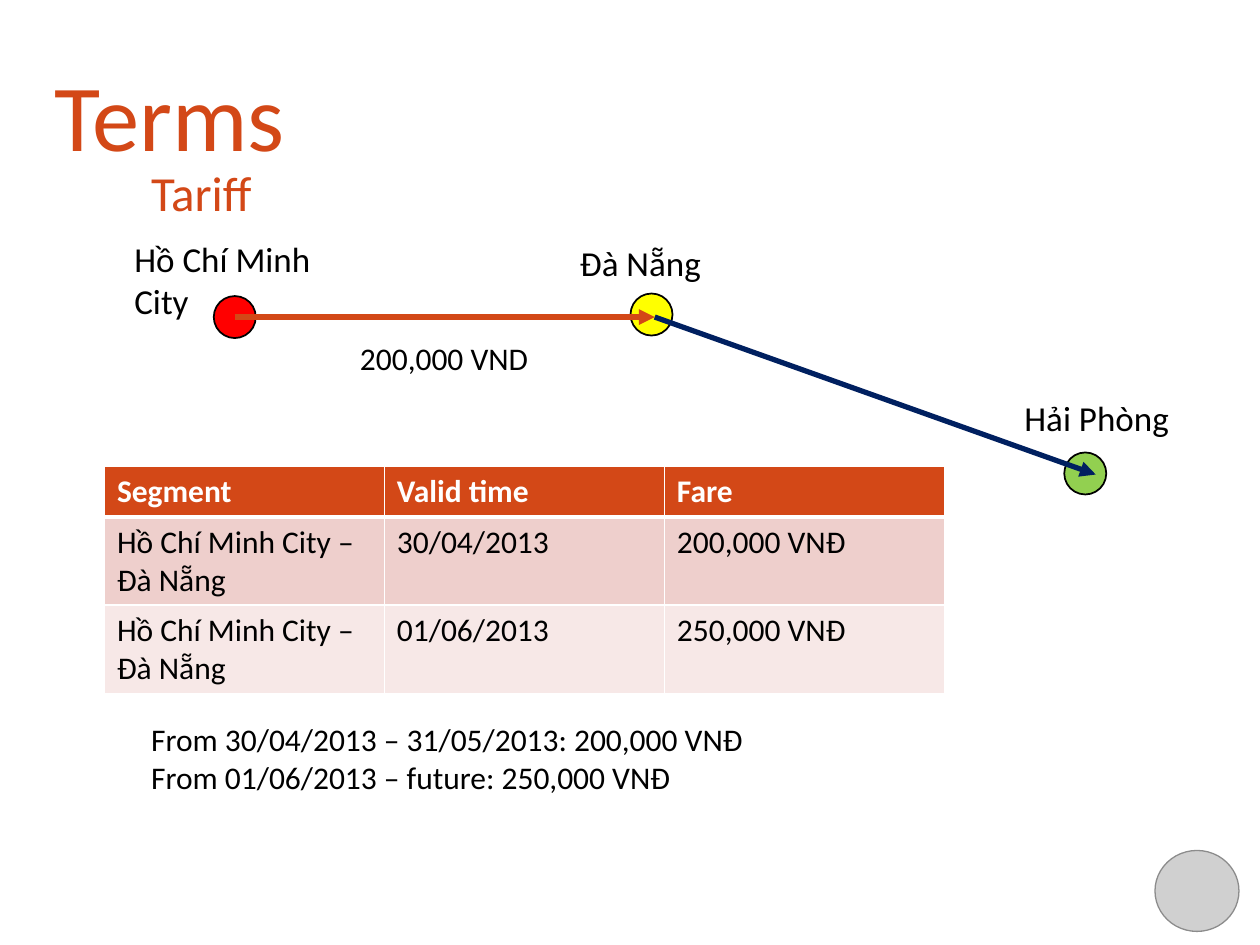
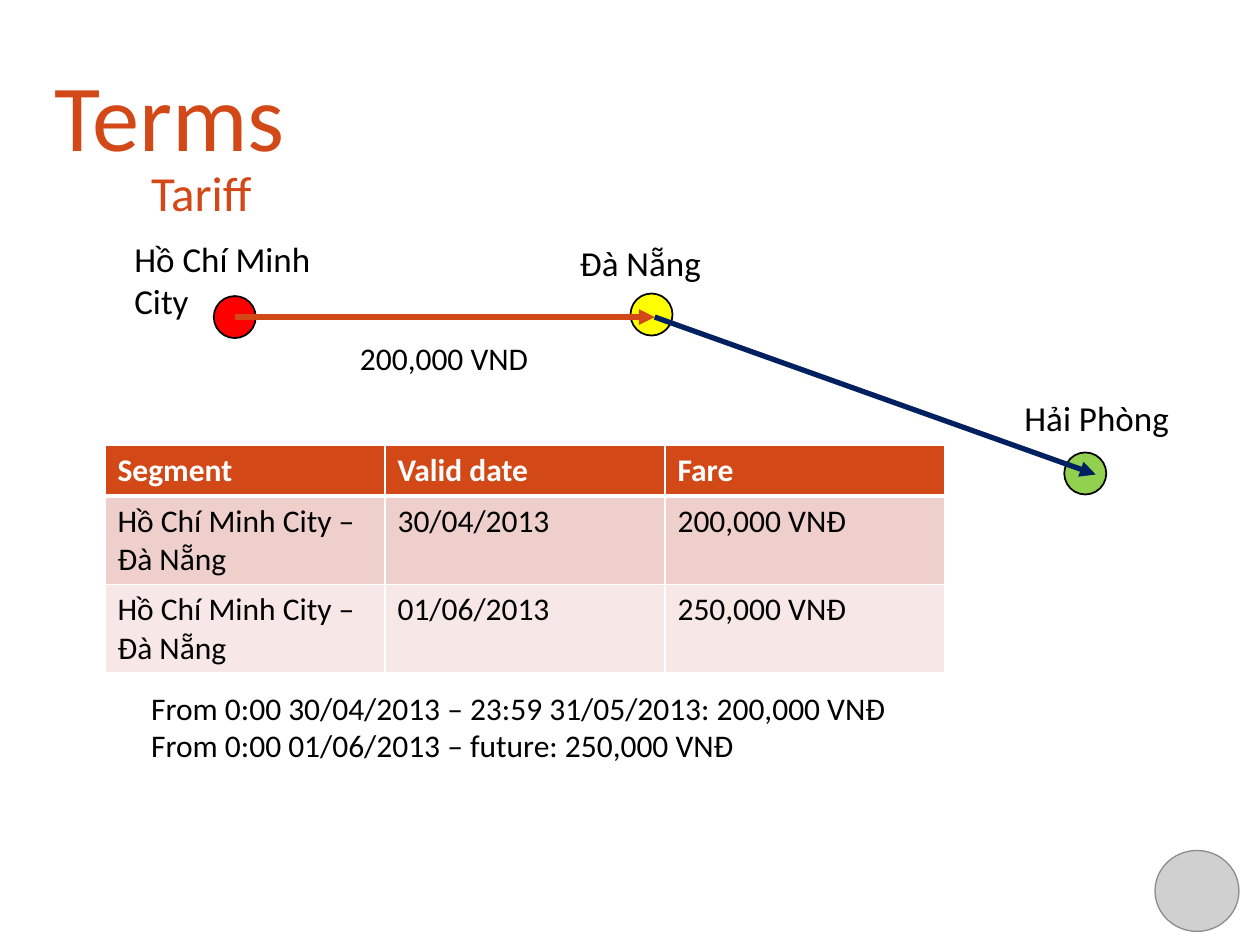
Before and after one commit to khalifandiaye/bus-reservation, a slide deck: slide 7 of WIP/Document/Project Report/capstone.pptx. Drawn at 1260x945 pixels with LibreOffice and Linux fonts; fonts in the diff are those of the drawing; grey boxes stand for pictures; background and template pictures are left out. Boxes give left, top, right and bottom in pixels: in the first picture for what was removed or moved away, otherwise in the second. Text is boxed around its words. In the diff, an @@ line names an element or a change of style, - is before the commit and + after.

```diff
--- a/WIP/Document/Project Report/capstone.pptx
+++ b/WIP/Document/Project Report/capstone.pptx
@@ table at (x1=105, y1=445, x2=944, y2=673) @@
-row 1, column 2: Valid time
+row 1, column 2: Valid date
@@ table moved from (x1=105, y1=466, x2=944, y2=694) to (x1=105, y1=445, x2=944, y2=673) @@
@@ text at (x1=151, y1=698, x2=885, y2=761): text changed @@
-From 30/04/2013 – 31/05/2013: 200,000 VNĐ
-From 01/06/2013 – future: 250,000 VNĐ
+From 0:00 30/04/2013 – 23:59 31/05/2013: 200,000 VNĐ
+From 0:00 01/06/2013 – future: 250,000 VNĐ
```
Also in this commit, not shown: 7 other slides changed, 6 slides added, 6 slides removed.
